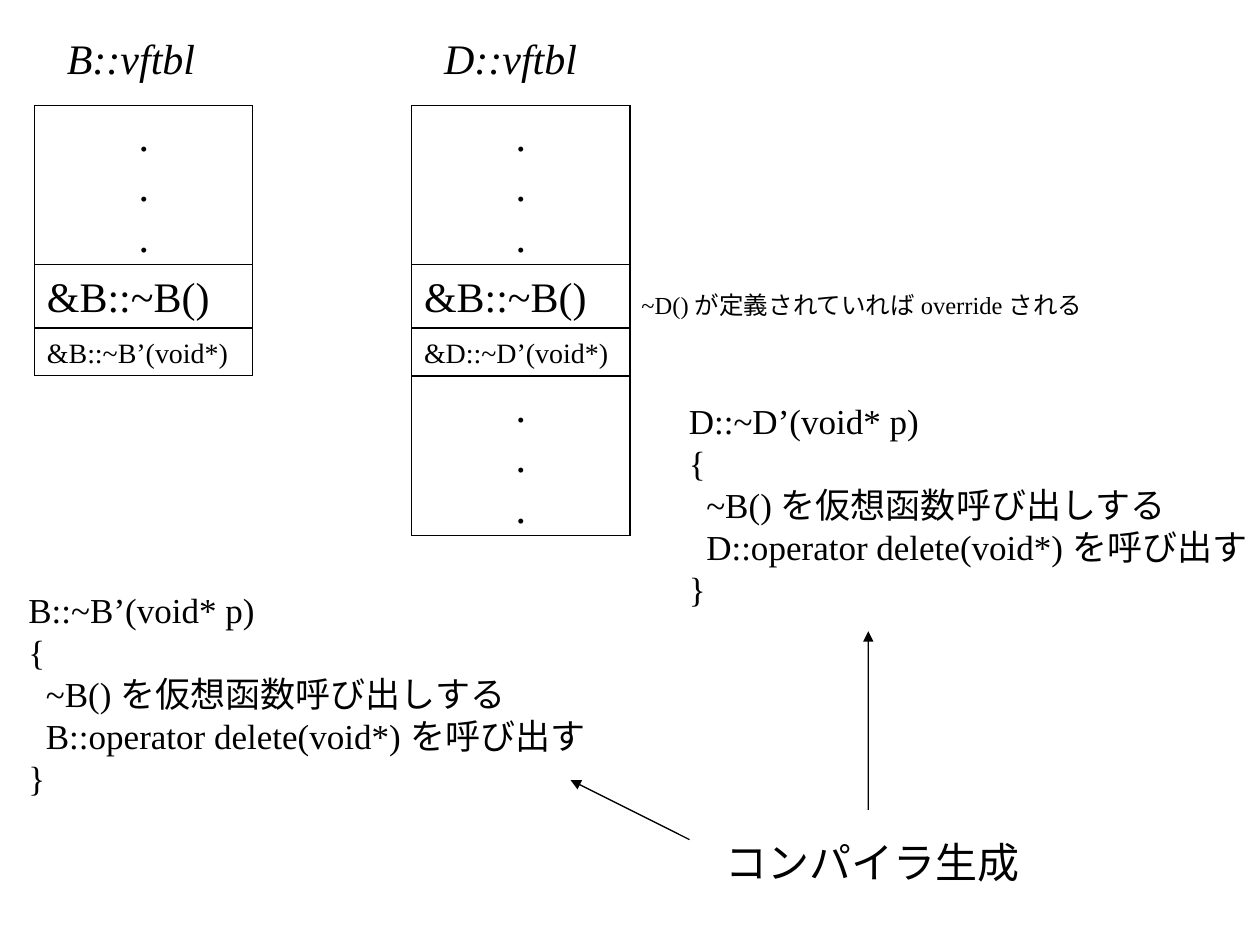
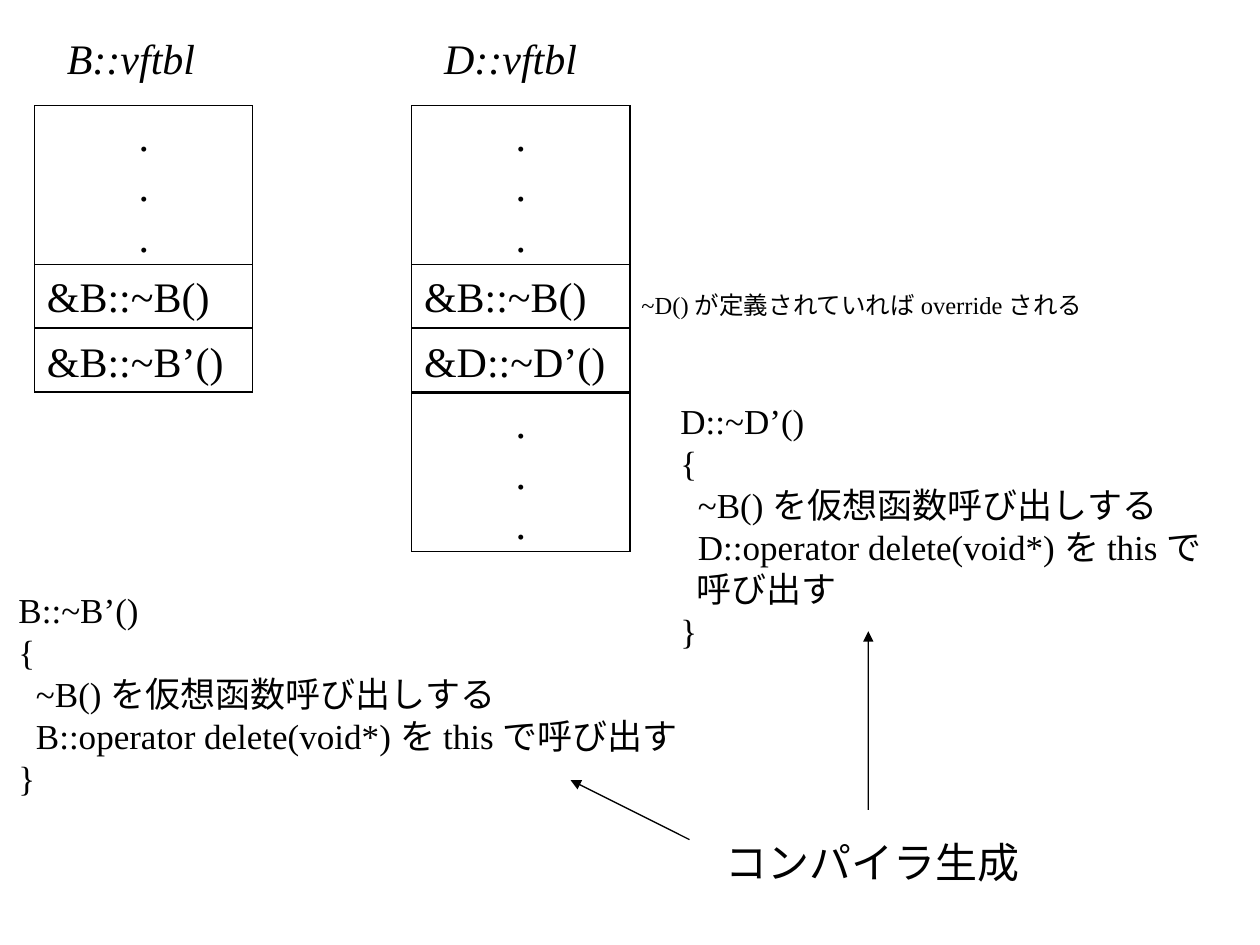
Before and after one commit to KeiHasegawa/cxx_doc, a slide deck: slide 4 of 10_delete.ppt. Drawn at 1260x945 pixels with LibreOffice and Linux fonts; fonts in the diff are those of the drawing. Boxes give left, top, right and bottom in pixels: in the first picture for what was removed or moved away, otherwise in the second. Text is boxed around its words. In the diff, an @@ line names an element or a change of style, - is before the commit and + after.

Commit message:
update 10_delete

```diff
--- a/10_delete.ppt
+++ b/10_delete.ppt
@@ rectangle "&B::~B’()": place and size @@
-rectangle "&B::~B’()" at bbox=[34, 329, 252, 375]
+rectangle "&B::~B’()" at bbox=[34, 329, 252, 392]
@@ rectangle "&D::~D’()": place and size @@
-rectangle "&D::~D’()" at bbox=[412, 329, 630, 375]
+rectangle "&D::~D’()" at bbox=[412, 329, 630, 392]
@@ text in rectangle at bbox=[47, 348, 224, 386]: text changed; size 16 to 24 pt @@
-&B::~B’(void*)
+&B::~B’()
@@ text in rectangle at bbox=[424, 348, 605, 386]: text changed; size 16 to 24 pt @@
-&D::~D’(void*)
+&D::~D’()
@@ rectangle ".": place and size @@
-rectangle "." at bbox=[412, 377, 630, 536]
+rectangle "." at bbox=[412, 393, 630, 552]
@@ text "D::~D’()": place and size @@
-text "D::~D’()" at bbox=[689, 409, 1247, 567]
+text "D::~D’()" at bbox=[680, 410, 1201, 605]
@@ text at bbox=[680, 410, 804, 441]: text changed @@
-D::~D’(void* p)
+D::~D’()
@@ text at bbox=[696, 532, 1201, 605]: text changed @@
-D::operator delete(void*) を呼び出す
+D::operator delete(void*) を this で
+呼び出す
@@ text "B::~B’()": place and size @@
-text "B::~B’()" at bbox=[28, 598, 585, 756]
+text "B::~B’()" at bbox=[18, 599, 678, 756]
@@ text at bbox=[18, 599, 138, 630]: text changed @@
-B::~B’(void* p)
+B::~B’()
@@ text at bbox=[36, 719, 678, 756]: text changed @@
-B::operator delete(void*) を呼び出す
+B::operator delete(void*) を this で呼び出す
```
Also in this commit, not shown: 1 other slide changed, 1 other file.
